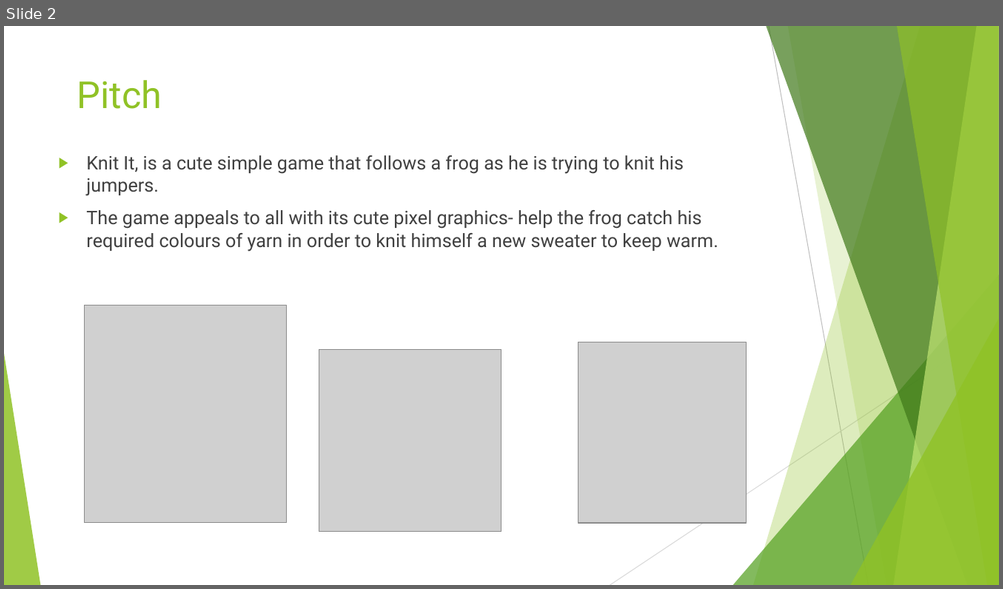
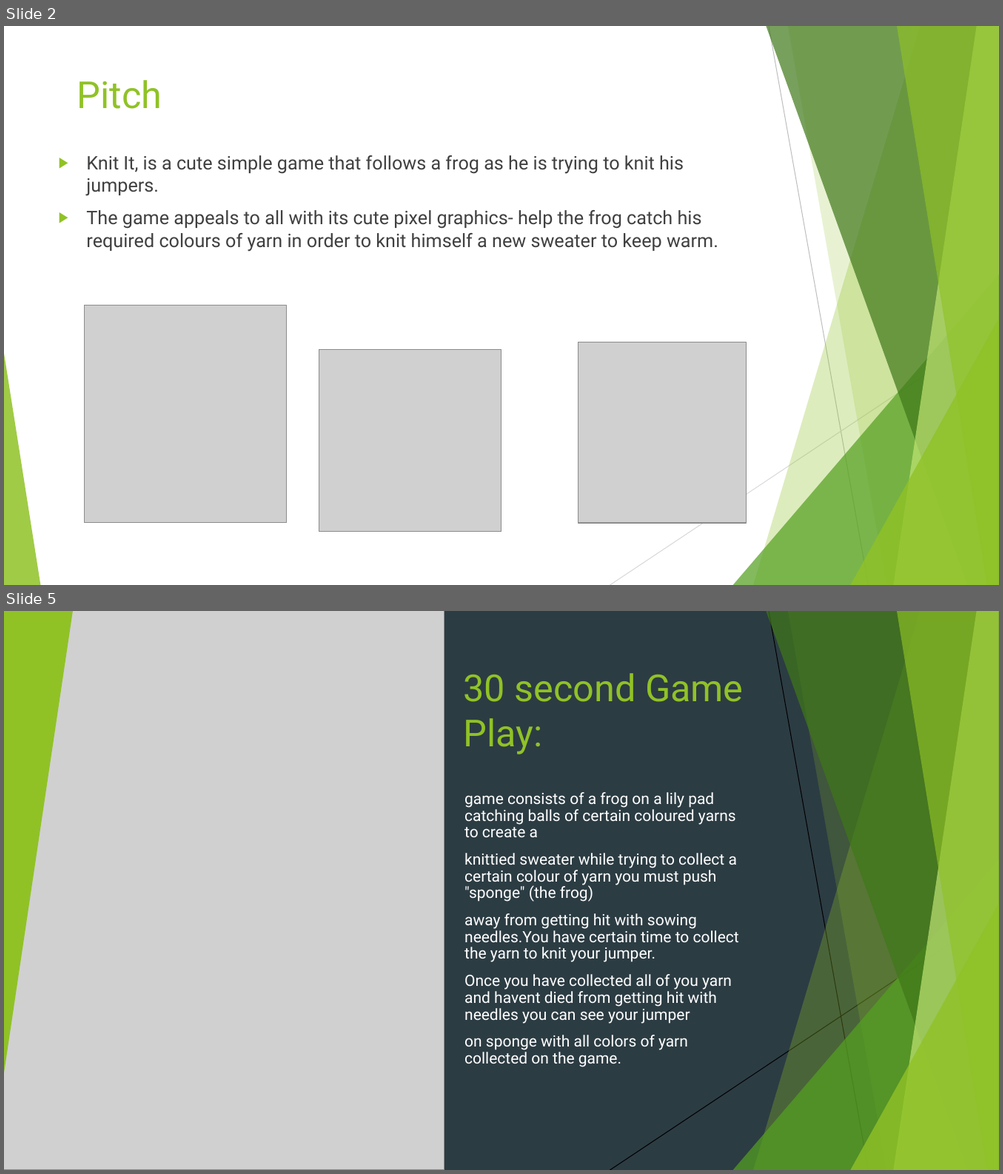
Before and after one commit to PeterLowe/concept3-ruslan-emma, a slide deck: Knit It.pptx. Shown one above the other, each under a label of ours: slide 2 before the commit, slides 2 and 5 after it; the slides between them are not shown. The pictures are 1003x589 and 1003x1174 pixels, drawn with LibreOffice and Linux fonts; fonts in the diff are those of the drawing; grey boxes stand for pictures. Boxes give left, top, right and bottom in pixels: in the first picture for what was removed or moved away, otherwise in the second. Text is boxed around its words. In the diff, an @@ line names an element or a change of style, - is before the commit and + after.

```diff
--- a/Knit It.pptx
+++ b/Knit It.pptx
@@ slide 5 added at [4, 611, 999, 1170], background #2C3C43; not listed: 8 template elements that a slide beside it also shows @@
@@ picture added at [4, 611, 444, 1170] @@
@@ triangle added at [4, 611, 73, 1073], fill #90C226 @@
@@ line added from (768, 611) to (868, 1170), #000000 0.75 pt @@
@@ title added at [463, 673, 743, 755], 36 pt, text #90C226 @@
+30 second Game Play:
@@ text added at [464, 792, 739, 1068], 15 pt, text #FFFFFF @@
+▶ game consists of a frog on a lily pad catching balls of certain coloured yarns to create a
+▶ knittied sweater while trying to collect a certain colour of yarn you must push "sponge" (the frog)
+▶ away from getting hit with sowing needles.You have certain time to collect the yarn to knit your jumper.
+▶ Once you have collected all of you yarn and havent died from getting hit with needles you can see your jumper
+▶ on sponge with all colors of yarn collected on the game.
@@ line added from (999, 911) to (610, 1170), #000000 0.75 pt @@
```
Also in this commit, not shown: 4 other slides added.
